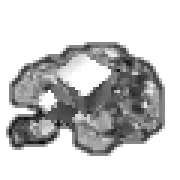
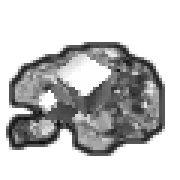
Layered file, before and after one edit (180×180). Changes by layer:
painted on "outline" over [6, 42, 165, 156]
